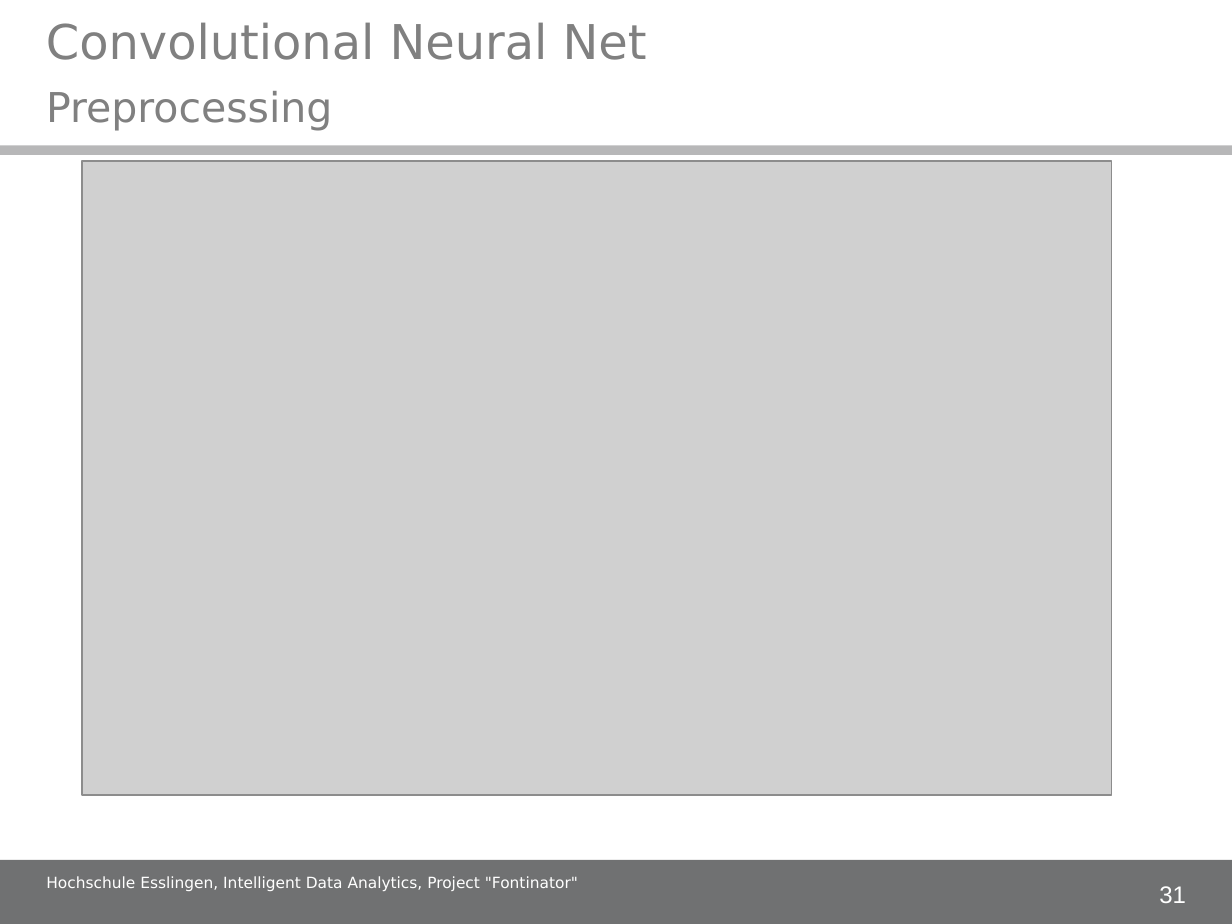
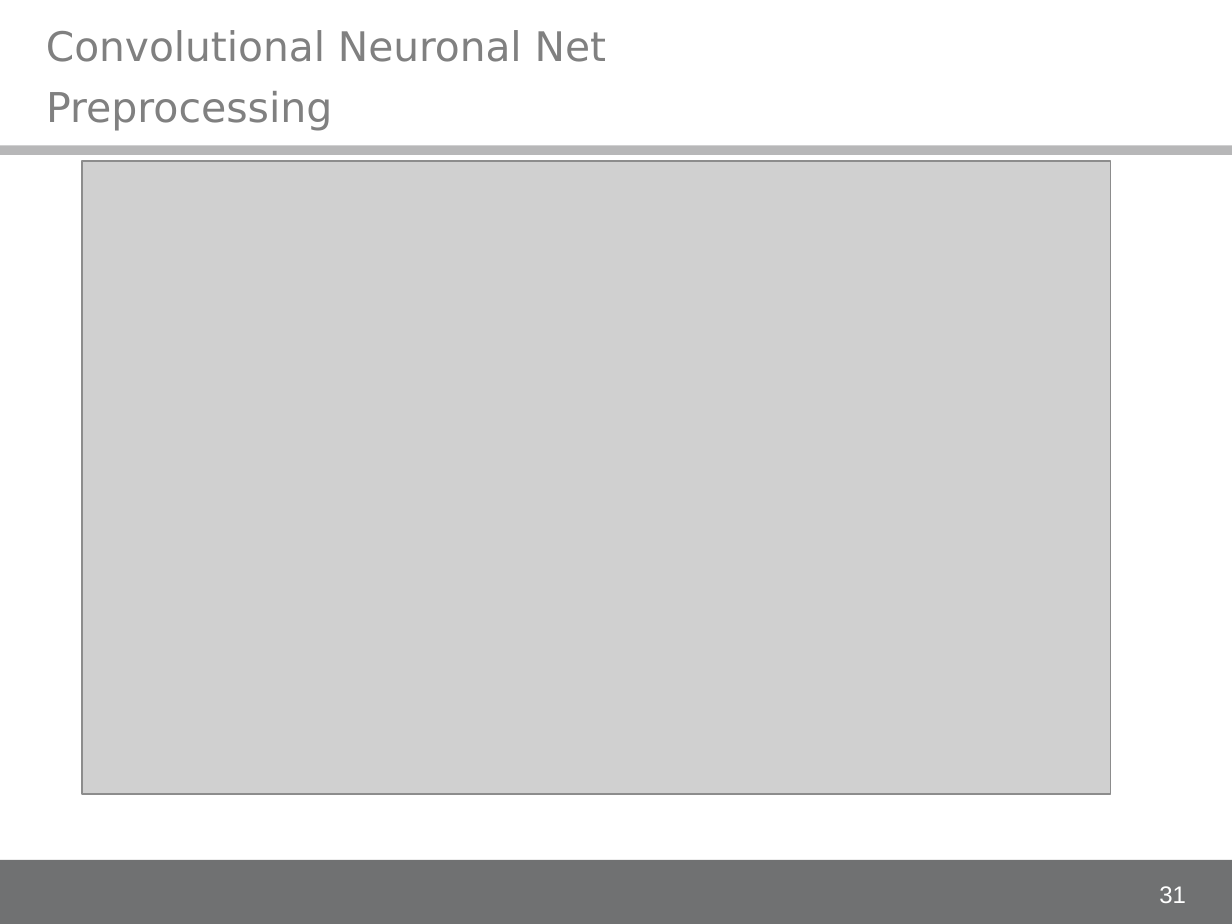
Before and after one commit to alex-ta/Fontinator, a slide deck: slide 31 of Documents/IDA_project_presentation.ppt. Drawn at 1232x924 pixels with LibreOffice and Linux fonts; fonts in the diff are those of the drawing; grey boxes stand for pictures; background and template pictures are left out. Boxes give left, top, right and bottom in pixels: in the first picture for what was removed or moved away, otherwise in the second. Text is boxed around its words. In the diff, an @@ line names an element or a change of style, - is before the commit and + after.

```diff
--- a/Documents/IDA_project_presentation.ppt
+++ b/Documents/IDA_project_presentation.ppt
@@ text at <box>46,30,606,62</box>: text changed; size 28 to 23.8 pt @@
-Convolutional Neural Net
+Convolutional Neuronal Net
@@ text removed at <box>46,876,578,891</box> @@
-Hochschule Esslingen, Intelligent Data Analytics, Project "Fontinator"
```
Also in this commit, not shown: 17 other slides changed.
